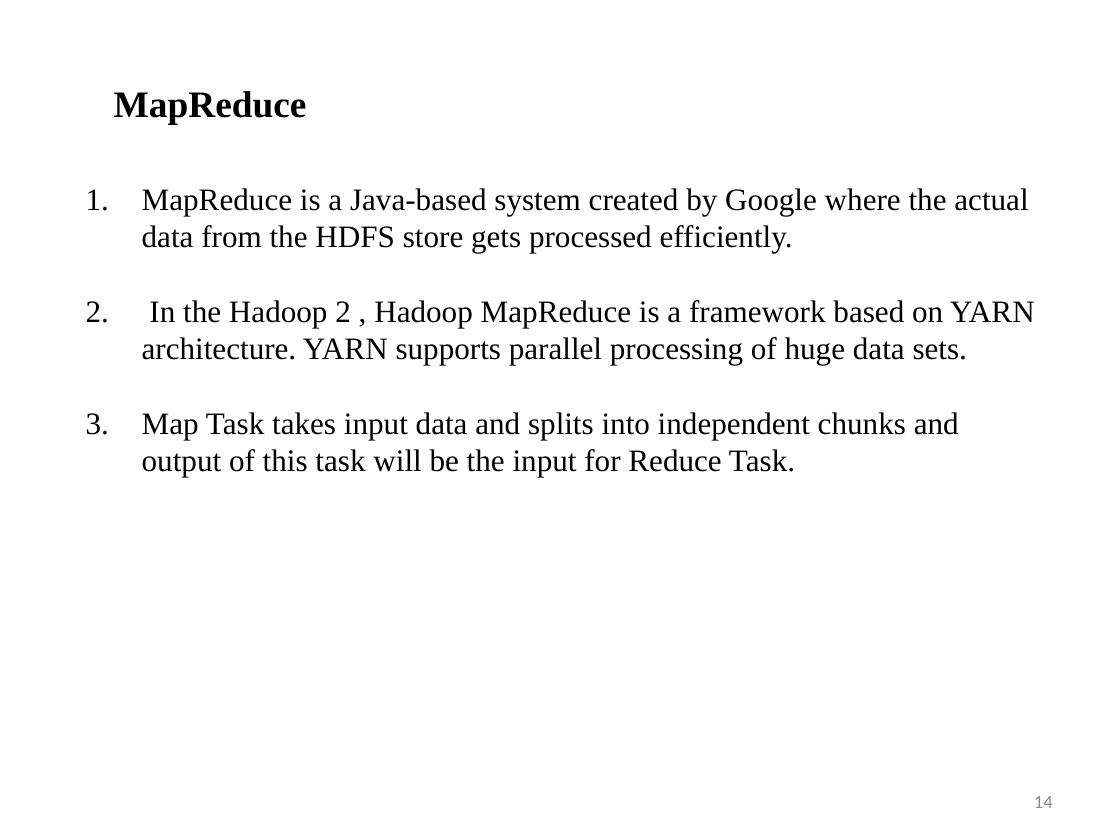
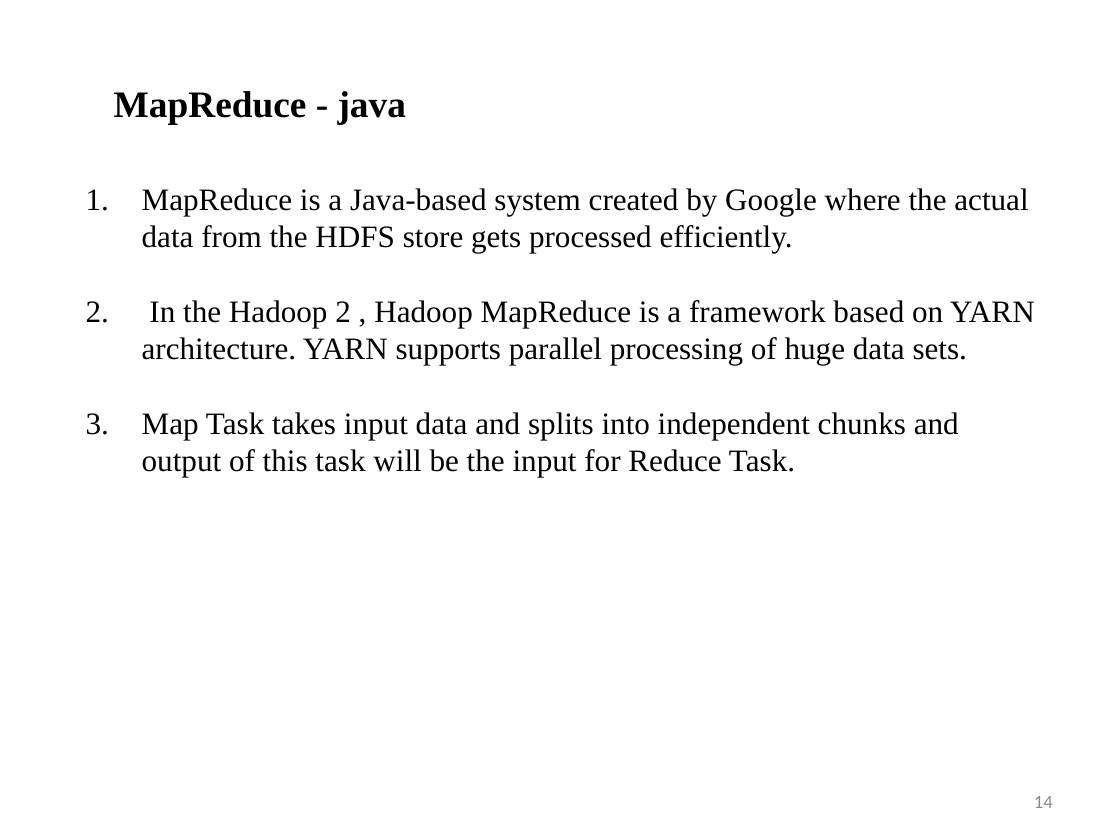
Before and after one commit to Akhshaya/H1b_Project, a slide deck: slide 14 of Bigdata PPT.pptx. Drawn at 1120x840 pixels with LibreOffice and Linux fonts; fonts in the diff are those of the drawing. Boxes give left, top, right and bottom in pixels: in the first picture for what was removed or moved away, otherwise in the second. Text is boxed around its words. In the diff, an @@ line names an element or a change of style, - is before the commit and + after.

```diff
--- a/Bigdata PPT.pptx
+++ b/Bigdata PPT.pptx
@@ text at (114, 91, 406, 124): text changed @@
-MapReduce
+MapReduce - java
```
Also in this commit, not shown: 4 other slides changed, 1 slide removed, 7 other files.
